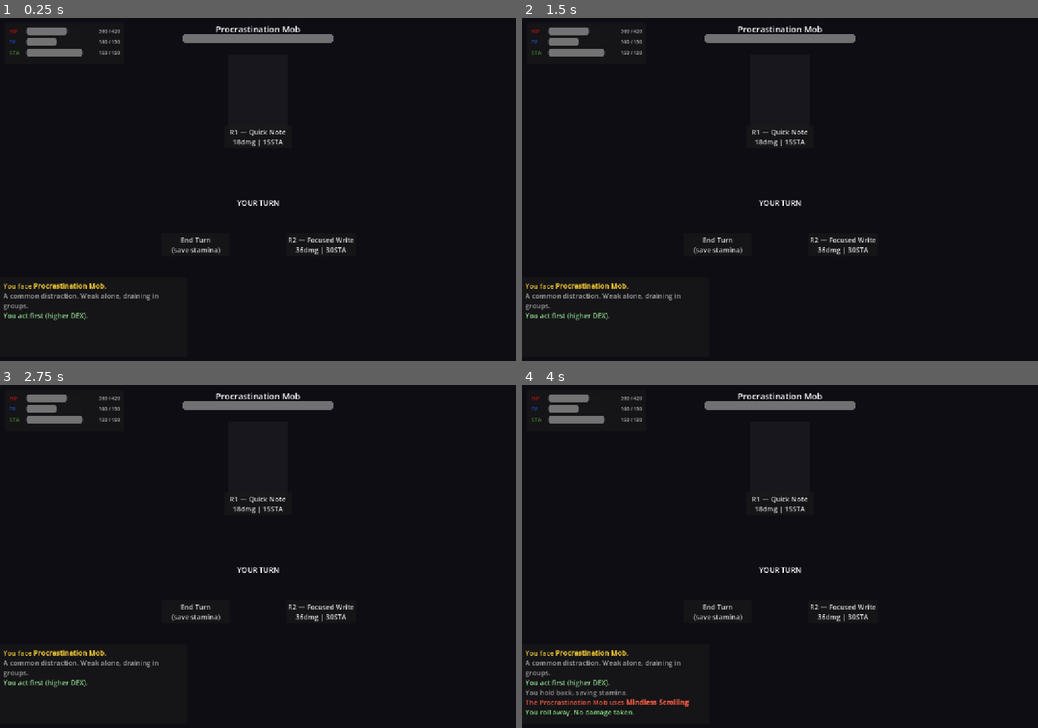
Above: before the commit, frames 1-4 (two rows, left to right).
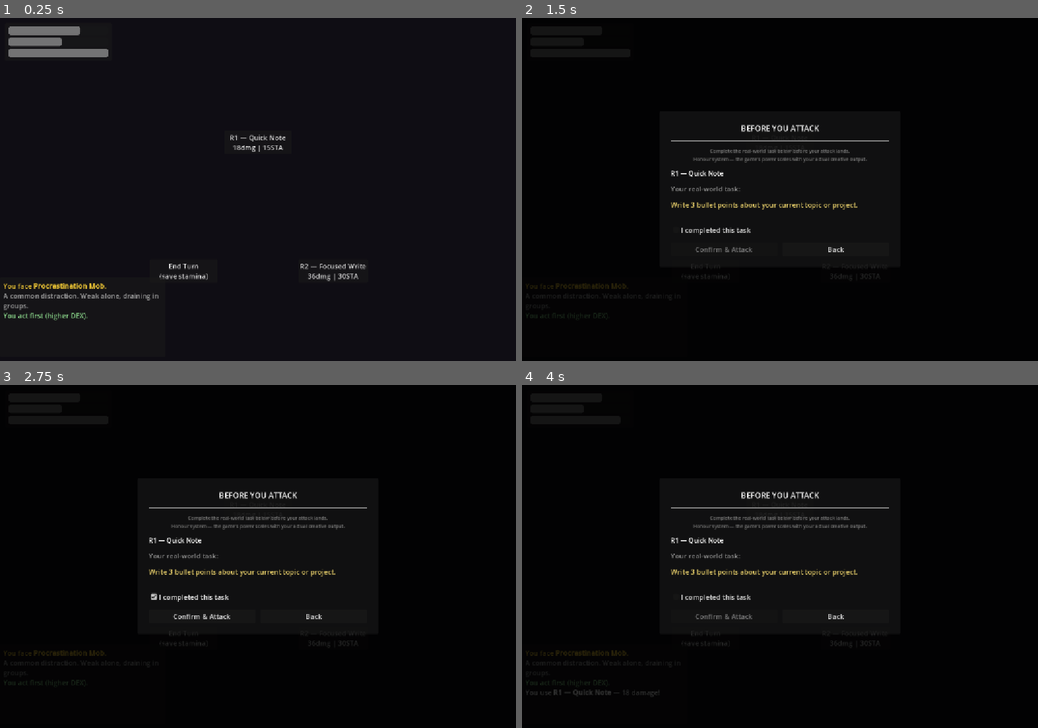
Above: after the commit, the same moments.

Repository: WRCIECH/online-ring
Game: Godot game, scene res://scenes/combat/combat.tscn
Two runs of this game, one before a commit and one after it. Both use one fixed random seed, a clock stepped at 60 frames per second and the inputs below. This scene is started directly instead of the project's main scene.
Inputs (mouse positions are in pixels of both pictures, inside the frame that each line leads up to):
- Up to frame 1 (0.25 s): no input
- Up to frame 2 (1.5 s): click "R1 — Quick Note 18dmg | 15STA" at 0.5 s; click "R2 — Focused Write 36dmg | 30…" at 1.25 s
- Up to frame 3 (2.75 s): click (258, 597) at 2 s, where only the run after the commit has a clickable "I completed this task"
- Up to frame 4 (4 s): click (723, 614) at 2.75 s, where only the run after the commit has a clickable "Confirm & Attack"; click (780, 505) at 3.5 s, where only the run before the commit has a clickable "Roll 0 dmg | 15STA"

The runs differ from the first frame. In frame 1, 2.8% of the frame differs, in the area x 1-71%, y 2-77%; in frame 2, 6.3%; in frame 3, 6.4%; in frame 4, 7.1%, in the area x 0-72%, y 2-97%.
Error after the commit: Invalid assignment of property or key 'max_value' with value of type 'int' on a base object of type 'previously freed'. (res://scripts/combat/combat_scene.gd:5…

Commit message:
Combat UI: bars-only stats, enemy info inside ring
Player stats (upper-left):
- Removed all text (HP/FP/STA labels and numeric values)
- Three solid coloured strips only: crimson/royal-blue/green
- Colour is the sole semantic indicator, matching Elden Ring convention
- Bars thickened to 20px, panel narrowed to 260px

Ring redesign (RING_CENTER → 600,490; RING_RADIUS → 200):
- Removed separate top-centre enemy section entirely
- Enemy display now lives inside the ring at centre:
    visual placeholder (100×120px, tinted by tier) at top
    enemy name label below visual
    HP bar (crimson, 200px) below name
    status buildup bars below HP
    current-move description (orange, 12px) below status
- _phase_lbl kept as hidden node to absorb writes without null errors
- Log panel narrowed to 385px to clear bottom-left ring button

Co-Authored-By: Claude Sonnet 4.6 <noreply@anthropic.com>

Diff:
--- a/scripts/combat/combat_scene.gd
+++ b/scripts/combat/combat_scene.gd
@@ -13,8 +13,8 @@
 const ER_STA := Color(0.28, 0.62, 0.18)   # medium green
 
 # Ring-menu geometry (screen-space, 1200×800 reference)
-const RING_CENTER := Vector2(600, 445)
-const RING_RADIUS := 168.0
+const RING_CENTER := Vector2(600, 490)
+const RING_RADIUS := 200.0
 const RING_BTN_W  := 158.0
 const RING_BTN_H  := 54.0
 
@@ -56,9 +56,6 @@
 var _player_hp_bar:   ProgressBar
 var _player_sta_bar:  ProgressBar
 var _player_fp_bar:   ProgressBar
-var _player_hp_lbl:   Label
-var _player_sta_lbl:  Label
-var _player_fp_lbl:   Label
 
 var _task_layer:       CanvasLayer
 var _task_move_lbl:    Label
@@ -515,13 +512,10 @@
 func _update_player_bars() -> void:
 	_player_hp_bar.max_value  = GameManager.max_hp
 	_player_hp_bar.value      = _player_hp
+	_player_fp_bar.max_value  = GameManager.max_fp
+	_player_fp_bar.value      = _player_fp
 	_player_sta_bar.max_value = GameManager.max_stamina
 	_player_sta_bar.value     = _player_stamina
-	_player_fp_bar.max_value  = GameManager.max_fp
-	_player_fp_bar.value      = _player_fp
-	_player_hp_lbl.text  = "%d / %d"  % [_player_hp,      GameManager.max_hp]
-	_player_fp_lbl.text  = "%d / %d"  % [_player_fp,       GameManager.max_fp]
-	_player_sta_lbl.text = "%d / %d"  % [_player_stamina,  GameManager.max_stamina]
 
 func _log_add(text: String, color: Color = Color.WHITE) -> void:
 	_log.append_text("[color=#%s]%s[/color]\n" % [color.to_html(false), text])
@@ -569,136 +563,89 @@
 	add_child(bg)
 
 	_build_player_stats()
-	_build_enemy_section()
-	_build_ring()
+	_build_ring()   # enemy info lives inside the ring
 	_build_log()
 	_build_task_popup()
 
-# ── Player stats — upper left (HP / FP / STA with Elden Ring colours) ─────────
+# ── Player stats — upper left (colour-coded strips only, no text) ─────────────
 
 func _build_player_stats() -> void:
 	var panel := PanelContainer.new()
 	panel.set_anchors_and_offsets_preset(Control.PRESET_TOP_LEFT)
-	panel.offset_right  = 288
-	panel.offset_bottom = 108
+	panel.offset_right  = 260
+	panel.offset_bottom = 86
 	panel.offset_left   = 12
 	panel.offset_top    = 12
 	add_child(panel)
 
-	var m := _margin_container(panel, 10)
+	var m := _margin_container(panel, 8)
 	var vbox := VBoxContainer.new()
-	vbox.add_theme_constant_override("separation", 7)
+	vbox.add_theme_constant_override("separation", 6)
 	m.add_child(vbox)
 
-	var hp_row  := _er_stat_row("HP",  ER_HP)
-	_player_hp_bar  = hp_row[0];  _player_hp_lbl  = hp_row[1]
-	vbox.add_child(hp_row[2])
-
-	var fp_row  := _er_stat_row("FP",  ER_FP)
-	_player_fp_bar  = fp_row[0];  _player_fp_lbl  = fp_row[1]
-	vbox.add_child(fp_row[2])
-
-	var sta_row := _er_stat_row("STA", ER_STA)
-	_player_sta_bar = sta_row[0]; _player_sta_lbl = sta_row[1]
-	vbox.add_child(sta_row[2])
-
-# Returns [ProgressBar, value_label, row_container]
-func _er_stat_row(label_text: String, color: Color) -> Array:
-	var row := HBoxContainer.new()
-	row.add_theme_constant_override("separation", 6)
-
-	var name_lbl := Label.new()
-	name_lbl.text = label_text
-	name_lbl.custom_minimum_size = Vector2(34, 0)
-	name_lbl.add_theme_font_size_override("font_size", 13)
-	name_lbl.add_theme_color_override("font_color", color)
-	row.add_child(name_lbl)
-
-	var bar := _progress_bar(color)
-	bar.size_flags_horizontal = Control.SIZE_EXPAND_FILL
-	bar.custom_minimum_size.y = 18
-	row.add_child(bar)
-
-	var val := Label.new()
-	val.custom_minimum_size = Vector2(80, 0)
-	val.horizontal_alignment = HORIZONTAL_ALIGNMENT_RIGHT
-	val.add_theme_font_size_override("font_size", 11)
-	val.add_theme_color_override("font_color", Color(0.72, 0.72, 0.72))
-	row.add_child(val)
-
-	return [bar, val, row]
-
-# ── Enemy section — upper centre ──────────────────────────────────────────────
-
-func _build_enemy_section() -> void:
-	# Name label
-	_enemy_name_lbl = Label.new()
-	_enemy_name_lbl.set_anchors_and_offsets_preset(Control.PRESET_TOP_WIDE)
-	_enemy_name_lbl.offset_left   = 300
-	_enemy_name_lbl.offset_right  = -300
-	_enemy_name_lbl.offset_bottom = 30
-	_enemy_name_lbl.offset_top    = 12
-	_enemy_name_lbl.horizontal_alignment = HORIZONTAL_ALIGNMENT_CENTER
-	_enemy_name_lbl.add_theme_font_size_override("font_size", 20)
-	add_child(_enemy_name_lbl)
-
-	# HP bar (red, centred)
-	_enemy_hp_bar = _progress_bar(ER_HP)
-	_enemy_hp_bar.set_anchors_and_offsets_preset(Control.PRESET_TOP_WIDE)
-	_enemy_hp_bar.offset_left   = 425
-	_enemy_hp_bar.offset_right  = -425
-	_enemy_hp_bar.offset_top    = 38
-	_enemy_hp_bar.offset_bottom = 58
-	add_child(_enemy_hp_bar)
-
-	# Status buildup bars (below HP)
-	_status_bars_box = HBoxContainer.new()
-	_status_bars_box.set_anchors_and_offsets_preset(Control.PRESET_TOP_WIDE)
-	_status_bars_box.offset_left   = 400
-	_status_bars_box.offset_right  = -400
-	_status_bars_box.offset_top    = 62
-	_status_bars_box.offset_bottom = 78
-	_status_bars_box.add_theme_constant_override("separation", 10)
-	add_child(_status_bars_box)
-
-	# Simple enemy visual placeholder
-	_enemy_visual = ColorRect.new()
-	_enemy_visual.color = Color(0.14, 0.08, 0.08)
-	_enemy_visual.set_anchors_and_offsets_preset(Control.PRESET_TOP_WIDE)
-	_enemy_visual.offset_left   = 530
-	_enemy_visual.offset_right  = -530
-	_enemy_visual.offset_top    = 85
-	_enemy_visual.offset_bottom = 260
-	add_child(_enemy_visual)
-
-	# Current enemy move description (shown during enemy's turn)
-	_enemy_move_lbl = Label.new()
-	_enemy_move_lbl.set_anchors_and_offsets_preset(Control.PRESET_TOP_WIDE)
-	_enemy_move_lbl.offset_left   = 300
-	_enemy_move_lbl.offset_right  = -300
-	_enemy_move_lbl.offset_top    = 265
-	_enemy_move_lbl.offset_bottom = 310
-	_enemy_move_lbl.horizontal_alignment = HORIZONTAL_ALIGNMENT_CENTER
-	_enemy_move_lbl.autowrap_mode = TextServer.AUTOWRAP_WORD
-	_enemy_move_lbl.add_theme_font_size_override("font_size", 13)
-	_enemy_move_lbl.add_theme_color_override("font_color", Color(0.9, 0.45, 0.3))
-	add_child(_enemy_move_lbl)
-
-# ── Ring menu — centre ────────────────────────────────────────────────────────
+	_player_hp_bar  = _thick_bar(ER_HP)
+	_player_fp_bar  = _thick_bar(ER_FP)
+	_player_sta_bar = _thick_bar(ER_STA)
+	vbox.add_child(_player_hp_bar)
+	vbox.add_child(_player_fp_bar)
+	vbox.add_child(_player_sta_bar)
+
+func _thick_bar(color: Color) -> ProgressBar:
+	var bar := ProgressBar.new()
+	bar.show_percentage = false
+	bar.custom_minimum_size = Vector2(230, 20)
+	bar.add_theme_color_override("fill_color_modulate", color)
+	return bar
+
+# ── Ring menu — centre (enemy info lives here too) ────────────────────────────
 
 func _build_ring() -> void:
-	# Full-rect container, mouse-transparent — buttons positioned absolutely inside
 	_ring_container = Control.new()
 	_ring_container.set_anchors_and_offsets_preset(Control.PRESET_FULL_RECT)
 	_ring_container.mouse_filter = Control.MOUSE_FILTER_IGNORE
 	add_child(_ring_container)
 
+	# _phase_lbl kept as invisible node — code still writes to it harmlessly
 	_phase_lbl = Label.new()
-	_phase_lbl.horizontal_alignment = HORIZONTAL_ALIGNMENT_CENTER
-	_phase_lbl.add_theme_font_size_override("font_size", 17)
-	_phase_lbl.custom_minimum_size = Vector2(300, 0)
-	_phase_lbl.position = RING_CENTER - Vector2(150, 26)
+	_phase_lbl.visible = false
 	_ring_container.add_child(_phase_lbl)
+
+	# ── Enemy visual (small placeholder, centre of ring) ──────────────────────
+	_enemy_visual = ColorRect.new()
+	_enemy_visual.color = Color(0.14, 0.08, 0.08)
+	_enemy_visual.custom_minimum_size = Vector2(100, 120)
+	_enemy_visual.position = Vector2(RING_CENTER.x - 50, RING_CENTER.y - 168)
+	_ring_container.add_child(_enemy_visual)
+
+	# ── Enemy name ────────────────────────────────────────────────────────────
+	_enemy_name_lbl = Label.new()
+	_enemy_name_lbl.horizontal_alignment = HORIZONTAL_ALIGNMENT_CENTER
+	_enemy_name_lbl.add_theme_font_size_override("font_size", 16)
+	_enemy_name_lbl.custom_minimum_size = Vector2(220, 0)
+	_enemy_name_lbl.position = Vector2(RING_CENTER.x - 110, RING_CENTER.y - 45)
+	_ring_container.add_child(_enemy_name_lbl)
+
+	# ── Enemy HP bar ──────────────────────────────────────────────────────────
+	_enemy_hp_bar = _progress_bar(ER_HP)
+	_enemy_hp_bar.custom_minimum_size = Vector2(200, 16)
+	_enemy_hp_bar.position = Vector2(RING_CENTER.x - 100, RING_CENTER.y - 24)
+	_ring_container.add_child(_enemy_hp_bar)
+
+	# ── Status buildup bars ───────────────────────────────────────────────────
+	_status_bars_box = HBoxContainer.new()
+	_status_bars_box.add_theme_constant_override("separation", 10)
+	_status_bars_box.position = Vector2(RING_CENTER.x - 100, RING_CENTER.y - 4)
+	_ring_container.add_child(_status_bars_box)
+
+	# ── Enemy current-move description ────────────────────────────────────────
+	_enemy_move_lbl = Label.new()
+	_enemy_move_lbl.horizontal_alignment = HORIZONTAL_ALIGNMENT_CENTER
+	_enemy_move_lbl.autowrap_mode = TextServer.AUTOWRAP_WORD
+	_enemy_move_lbl.add_theme_font_size_override("font_size", 12)
+	_enemy_move_lbl.add_theme_color_override("font_color", Color(0.90, 0.45, 0.30))
+	_enemy_move_lbl.custom_minimum_size = Vector2(280, 0)
+	_enemy_move_lbl.position = Vector2(RING_CENTER.x - 140, RING_CENTER.y + 18)
+	_ring_container.add_child(_enemy_move_lbl)
 
 # ── Battle log — bottom left ──────────────────────────────────────────────────
 
@@ -706,7 +653,7 @@
 	var panel := PanelContainer.new()
 	panel.set_anchors_and_offsets_preset(Control.PRESET_BOTTOM_LEFT)
 	panel.offset_top    = -195
-	panel.offset_right  = 435
+	panel.offset_right  = 385
 	panel.offset_bottom = -10
 	add_child(panel)
 
